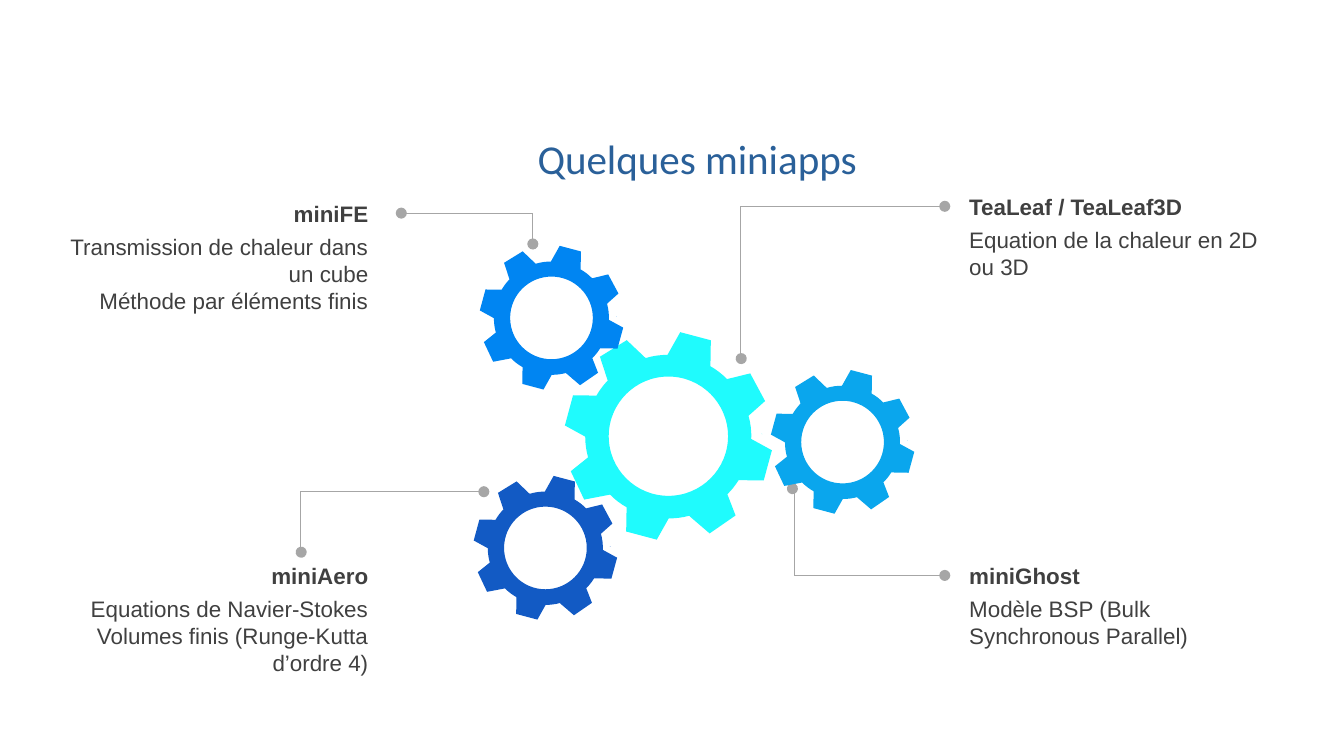
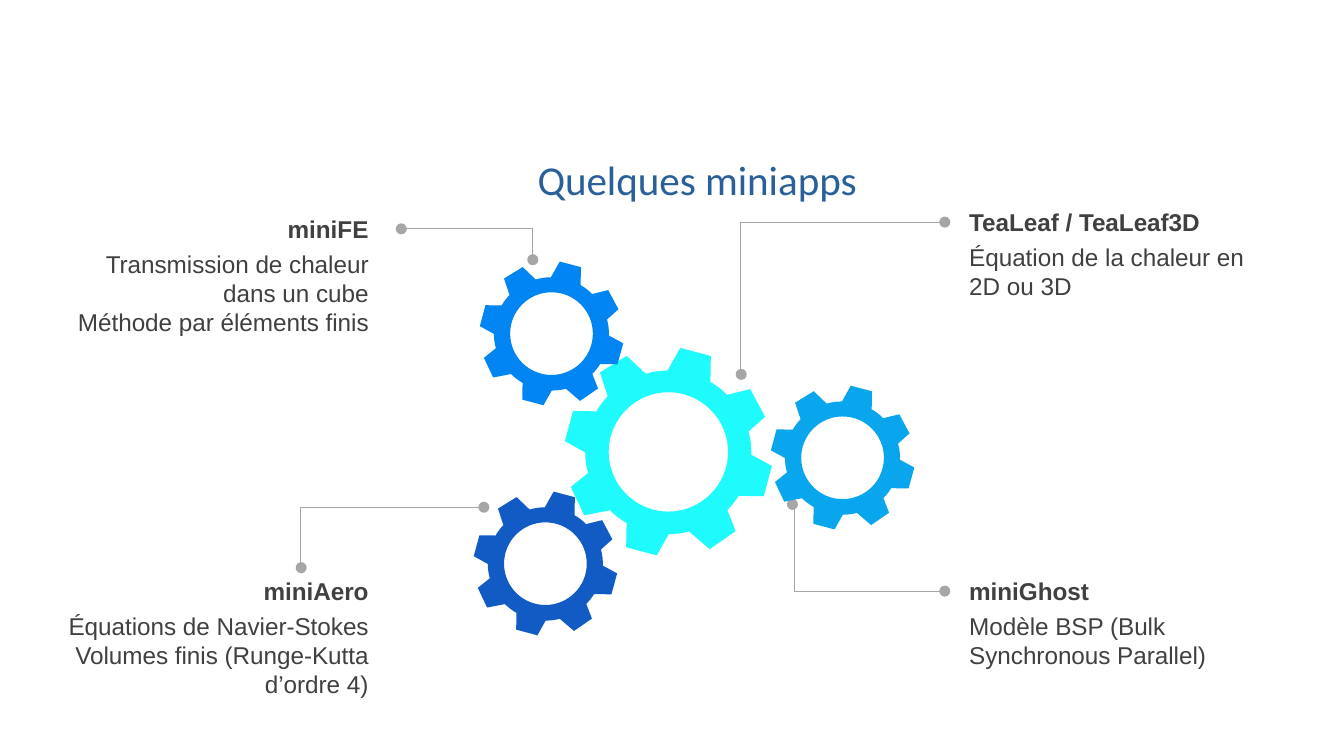
Before and after one commit to Robin-Cazalbou/Stage_M1_Miniapp, a slide deck: slide 4 of Présentation_Orale_stage/Présentation_orale_stage_CAZALBOU_Robin.odp. Drawn at 1344x756 pixels with LibreOffice and Linux fonts; fonts in the diff are those of the drawing; background and template pictures are left out. Boxes give left, top, right and bottom in pixels: in the first picture for what was removed or moved away, otherwise in the second. Text is boxed around its words. In the diff, an @@ line names an element or a change of style, - is before the commit and + after.

```diff
--- a/Présentation_Orale_stage/Présentation_orale_stage_CAZALBOU_Robin.odp
+++ b/Présentation_Orale_stage/Présentation_orale_stage_CAZALBOU_Robin.odp
@@ text "Quelques miniapps" moved from (x1=538, y1=145, x2=857, y2=181) to (x1=538, y1=166, x2=857, y2=202) @@
@@ size 12 to 13 pt in 6 elements at (x1=969, y1=213, x2=1200, y2=232), (x1=288, y1=220, x2=369, y2=238), (x1=264, y1=582, x2=369, y2=601), (x1=969, y1=582, x2=1089, y2=601), (x1=969, y1=617, x2=1206, y2=669), (x1=78, y1=255, x2=369, y2=336) @@
@@ text "Transmission de chaleur dans un ..." moved from (x1=70, y1=238, x2=369, y2=314) to (x1=78, y1=255, x2=369, y2=336) @@
@@ text at (x1=969, y1=246, x2=1244, y2=296): text changed; size 12 to 13 pt @@
-Equation de la chaleur en 2D ou 3D
+Équation de la chaleur en 2D ou 3D
@@ 4 texts, 4 elbow double arrows, 4 freeform shapes moved together from (x1=271, y1=199, x2=1182, y2=620) to (x1=264, y1=213, x2=1200, y2=636) @@
@@ text at (x1=69, y1=615, x2=369, y2=640): text changed; size 12 to 13 pt @@
-Equations de Navier-Stokes
+Équations de Navier-Stokes
@@ text "Équations de Navier-Stokes" moved from (x1=91, y1=600, x2=368, y2=676) to (x1=69, y1=615, x2=369, y2=698) @@
@@ text "Modèle BSP (Bulk Synchronous Parallel)" moved from (x1=969, y1=600, x2=1188, y2=649) to (x1=969, y1=617, x2=1206, y2=669) @@
@@ text at (x1=75, y1=646, x2=369, y2=698): size 12 to 13 pt in "Volumes finis (Runge-Kutta d’ordre 4)" @@
```
Also in this commit, not shown: 1 other slide changed, 13 slides added, 1 slide removed.
